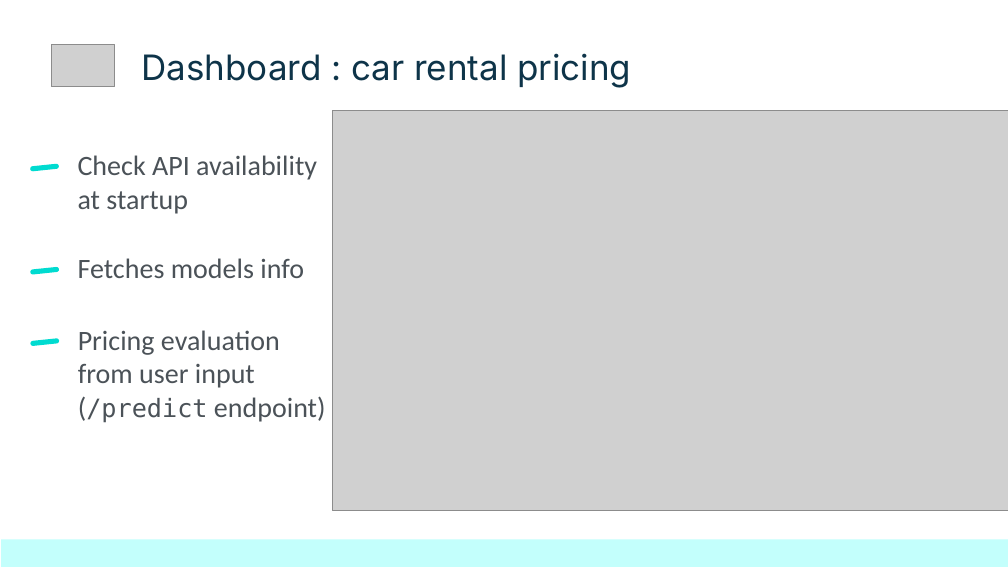
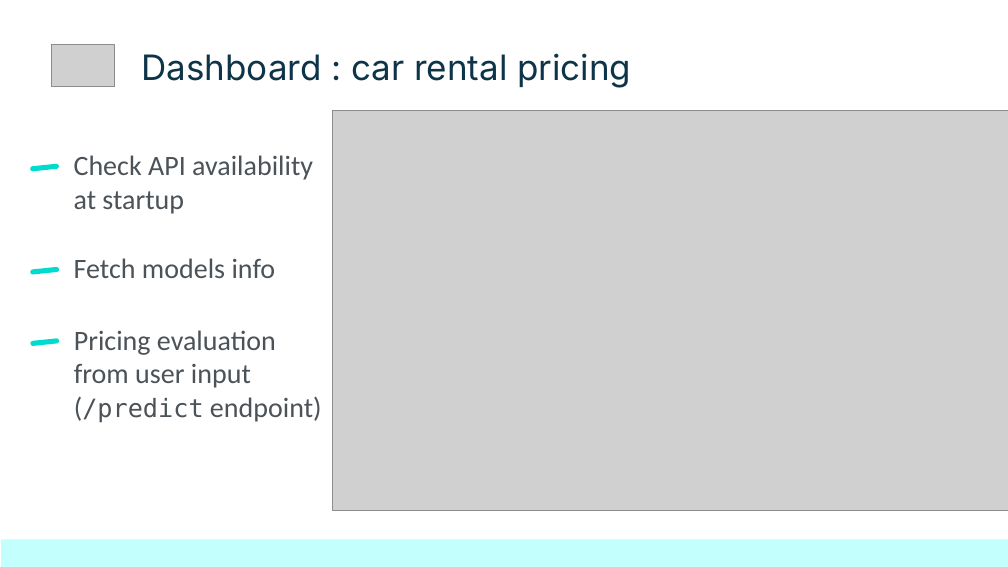
Before and after one commit to netesf13d/jedha-projects, a slide deck: slide 5 of 1-05-Getaround_Analysis/presentation/Presentation - 1-05 - Getaround Analysis.odp. Drawn at 1008x567 pixels with LibreOffice and Linux fonts; fonts in the diff are those of the drawing; grey boxes stand for pictures. Boxes give left, top, right and bottom in pixels: in the first picture for what was removed or moved away, otherwise in the second. Text is boxed around its words. In the diff, an @@ line names an element or a change of style, - is before the commit and + after.

```diff
--- a/1-05-Getaround_Analysis/presentation/Presentation - 1-05 - Getaround Analysis.odp
+++ b/1-05-Getaround_Analysis/presentation/Presentation - 1-05 - Getaround Analysis.odp
@@ title "Check API availability at startup": place and size @@
-title "Check API availability at startup" at bbox=[78, 155, 317, 214]
+title "Check API availability at startup" at bbox=[74, 155, 313, 214]
@@ title at bbox=[74, 258, 276, 278]: text changed @@
-Fetches models info
+Fetch models info
@@ title "Pricing evaluation from user input ...": place and size @@
-title "Pricing evaluation from user input ..." at bbox=[78, 330, 326, 423]
+title "Pricing evaluation from user input ..." at bbox=[74, 330, 322, 423]
```
Also in this commit, not shown: 2 other slides changed, 2 slides added, 6 slides removed, 34 other files.
